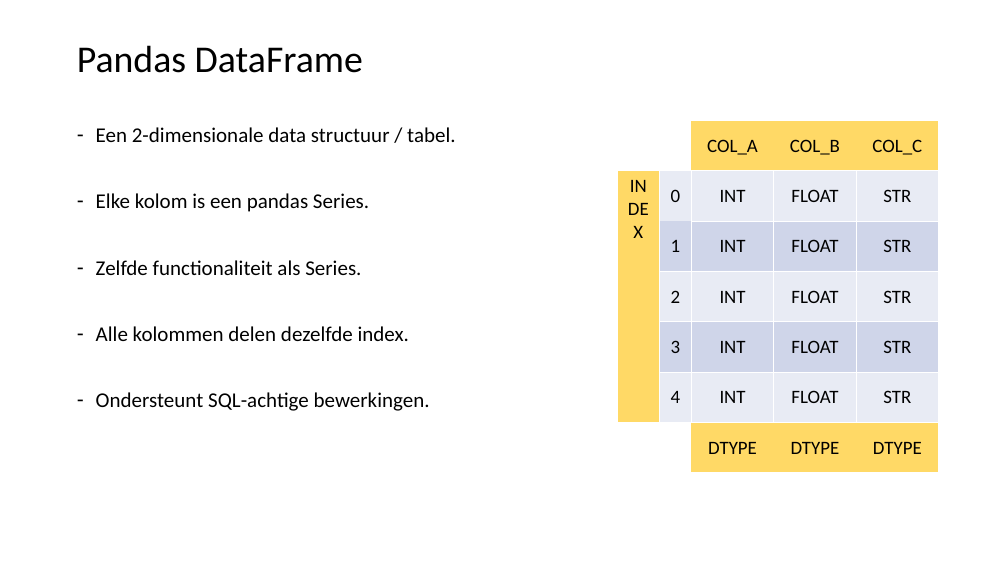
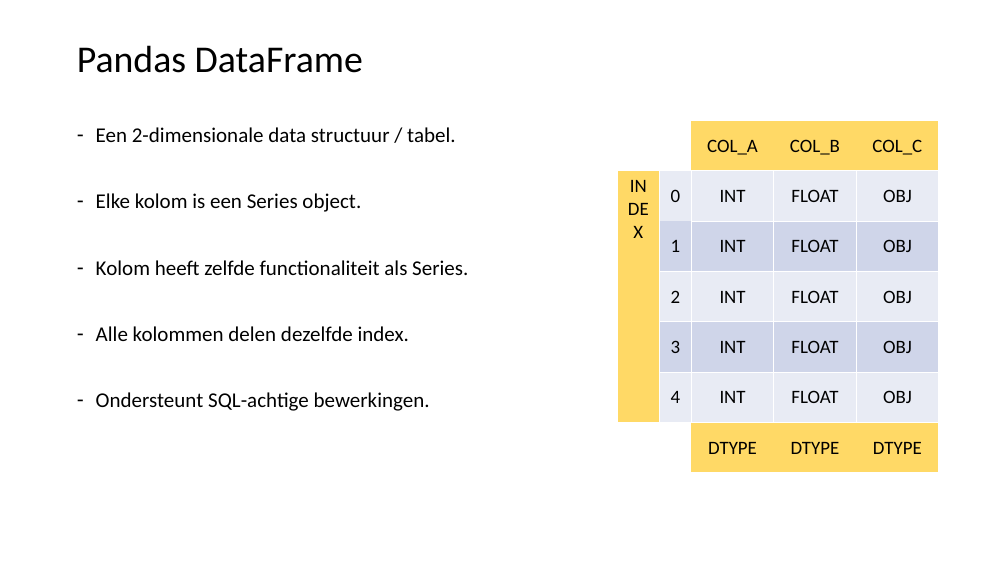
Before and after one commit to LFKoning/knowledge-sharing, a slide deck: slide 9 of python_trainees/3_pandas_plotting/python_traineeship_3.pptx. Drawn at 1008x567 pixels with LibreOffice and Linux fonts; fonts in the diff are those of the drawing. Boxes give left, top, right and bottom in pixels: in the first picture for what was removed or moved away, otherwise in the second. Text is boxed around its words. In the diff, an @@ line names an element or a change of style, - is before the commit and + after.

Commit message:
Finalize pandas part of Python trainees

```diff
--- a/python_trainees/3_pandas_plotting/python_traineeship_3.pptx
+++ b/python_trainees/3_pandas_plotting/python_traineeship_3.pptx
@@ table at (618, 120, 939, 473) @@
-row 2, column 5: STR
+row 2, column 5: OBJ
-row 3, column 5: STR
+row 3, column 5: OBJ
-row 4, column 5: STR
+row 4, column 5: OBJ
-row 5, column 5: STR
+row 5, column 5: OBJ
-row 6, column 5: STR
+row 6, column 5: OBJ
@@ text at (96, 193, 468, 275): text changed @@
-– Elke kolom is een pandas Series.
-– Zelfde functionaliteit als Series.
+– Elke kolom is een Series object.
+– Kolom heeft zelfde functionaliteit als Series.
```
Also in this commit, not shown: 10 other slides changed, 10 other files.
